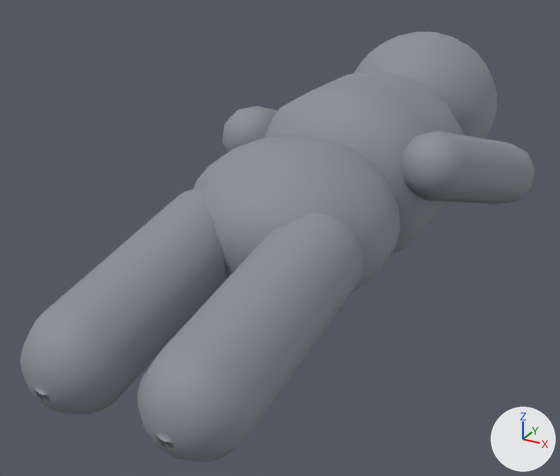
A saved change to the glTF model engine/assets/models/people/mannequin-baby.glb.
The view is the same before and after, from a 50 mm lens placed at (0.234, -0.464, 0.28), pointed at (-0.024, 0.007, 0.045). The axes (+X, +Y, +Z) are drawn at lower right. The lights are the same throughout. The first picture is the older version. Where no turn or scale is listed for an object, it has been applied to the vertices. Vertices at exactly the same position are counted once.

Names of what the first picture shows: 'armL', 'armR', 'belly', 'chest', 'head', 'legL', 'legR'.
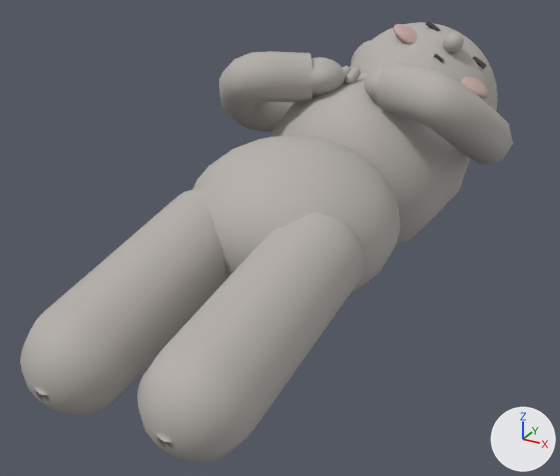
What changed in the scene script:
```text
Change mat_material_0:
    mat_material_0.base_color: (0.254, 0.275, 0.305) -> (0.462, 0.434, 0.407)  # grey #8a8f96 -> grey #b5b0ab
Change me_mesh_3:
    used by ob_arml; parent = ob_mannequinbaby; location = (0.09, 0.1, 0.09); rotation_euler = (1.283, -0.0874, -0.287), in degrees (74, -5, -16)
    remove me_mesh_3.from_pydata(...)  # 198 vertices, 340 faces; spans x -0.024..0.024, y -0.025..0.025, z -0.075..0.075
    add me_mesh_3.from_pydata(...)  # 136 vertices, 256 faces; spans x 0.025..0.119, y 0.032..0.157, z 0.082..0.173
    me_mesh_3 part 1: 198 vertices removed from x -0.024..0.024, y -0.025..0.025, z -0.075..0.075
    me_mesh_3 part 2: 136 vertices added at x 0.025..0.119, y 0.032..0.157, z 0.082..0.173
Change me_mesh_5:
    used by ob_armr; parent = ob_mannequinbaby; location = (-0.09, 0.1, 0.09); rotation_euler = (1.283, 0.0874, 0.287), in degrees (74, 5, 16)
    remove me_mesh_5.from_pydata(...)  # 198 vertices, 340 faces; spans x -0.024..0.024, y -0.025..0.025, z -0.075..0.075
    add me_mesh_5.from_pydata(...)  # 136 vertices, 256 faces; spans x -0.119..-0.025, y 0.032..0.157, z 0.082..0.173
    me_mesh_5 part 3: 198 vertices removed from x -0.024..0.024, y -0.025..0.025, z -0.075..0.075
    me_mesh_5 part 4: 136 vertices added at x -0.119..-0.025, y 0.032..0.157, z 0.082..0.173
Change ob_head:
    ob_head: bpy.data.objects.new('head', me_mesh_0) -> bpy.data.objects.new('head', None)
    ob_head.scale: (1.0, 1.1, 0.95) -> (1.0, 1.0, 1.0)
    ob_head.location: (0.0, 0.24, 0.1) -> (0.0, 0.235, 0.105)
    ob_head.rotation_euler: (0.0, 0.0, 0.0) -> (0.0, 0.55, 0.0)  # degrees (0, 0, 0) -> degrees (0, 32, 0)
Change ob_chest:
    ob_chest.location: (0.0, 0.1, 0.08) -> (0.0, 0.115, 0.08)
    ob_chest.scale: (1.1, 1.0, 0.8) -> (1.12, 1.0, 0.8)
Change ob_arml:
    ob_arml.rotation_euler: (1.283, -0.0874, -0.287) -> (0.0, 0.0, 0.0)  # degrees (74, -5, -16) -> degrees (0, 0, 0)
    ob_arml.location: (0.09, 0.1, 0.09) -> (0.0, 0.0, 0.0)
Change ob_armr:
    ob_armr.rotation_euler: (1.283, 0.0874, 0.287) -> (0.0, 0.0, 0.0)  # degrees (74, 5, 16) -> degrees (0, 0, 0)
    ob_armr.location: (-0.09, 0.1, 0.09) -> (0.0, 0.0, 0.0)
Add ob_mesh_26:
    ob_mesh_26 = bpy.data.objects.new('Mesh_26', me_mesh_26)  # 98 vertices, 156 faces; spans x -0.0039..0.0039, y -0.0102..0.0102, z -0.0063..0.0063; in mat_material_0 (grey #b5b0ab)
    ob_mesh_26.location = (-0.0112, 0.102, 0.151)
Add ob_mesh_25:
    ob_mesh_25 = bpy.data.objects.new('Mesh_25', me_mesh_26.copy())
    ob_mesh_25.location = (-0.0197, 0.102, 0.151)
Add ob_mesh_22:
    ob_mesh_22 = bpy.data.objects.new('Mesh_22', me_mesh_22)  # 150 vertices, 252 faces; spans x -0.02..0.02, y -0.0214..0.0214, z -0.014..0.014; in mat_material_0 (grey #b5b0ab)
    ob_mesh_22.location = (-0.03, 0.08, 0.153)
Add ob_mesh_14:
    ob_mesh_14 = bpy.data.objects.new('Mesh_14', me_mesh_22.copy())
    ob_mesh_14.location = (0.03, 0.08, 0.153)
Add ob_earr:
    ob_earr = bpy.data.objects.new('earR', me_mesh_7)  # 104 vertices, 168 faces; spans x -0.0103..0.0103, y -0.0128..0.0128, z -0.014..0.014; in mat_material_0 (grey #b5b0ab)
    ob_earr.location = (-0.0597, 0.235, 0.1416)
Add ob_nose:
    ob_nose = bpy.data.objects.new('nose', me_mesh_5_1)  # 104 vertices, 168 faces; spans x -0.0089..0.0089, y -0.009..0.009, z -0.0089..0.0089; in mat_material_0 (grey #b5b0ab)
    ob_nose.location = (0.0371, 0.205, 0.1655)
Add ob_mesh_4:
    ob_mesh_4 = bpy.data.objects.new('Mesh_4', me_mesh_4_1)  # 104 vertices, 168 faces; spans x -0.0137..0.0137, y -0.016..0.016, z -0.0096..0.0096; in mat_material_2 (beige #c4a9a2)
    ob_mesh_4.location = (0.0579, 0.205, 0.1305)
Add ob_eyel:
    ob_eyel = bpy.data.objects.new('eyeL', me_mesh_3_1)  # 104 vertices, 192 faces; spans x 0.04973..0.06359, y -0.0142..-0.0098, z 0.03696..0.04776; in mat_material_1 (dark grey #4a4542)
    ob_eyel.location = (0.0, 0.235, 0.105)
Add ob_mesh_2:
    ob_mesh_2 = bpy.data.objects.new('Mesh_2', me_mesh_4_1.copy())
    ob_mesh_2.location = (-0.0035, 0.205, 0.1681)
Add ob_eyer:
    ob_eyer = bpy.data.objects.new('eyeR', me_mesh_1_1)  # 104 vertices, 192 faces; spans x 0.0054..0.01926, y -0.0142..-0.0098, z 0.06414..0.07494; in mat_material_1 (dark grey #4a4542)
    ob_eyer.location = (0.0, 0.235, 0.105)
Add ob_skull:
    ob_skull = bpy.data.objects.new('skull', me_mesh_0_1)  # 792 vertices, 1472 faces; spans x -0.071..0.071, y -0.078..0.078, z -0.07..0.07; in mat_material_0 (grey #b5b0ab)
    ob_skull.location = (0.0, 0.235, 0.105)
```

What differs and where, as boxes (x1, y1, x2, y2) in the pictures (560 x 476 px):
'legL', recoloured
    both: (137, 212, 363, 462)
'legR', recoloured
    both: (20, 190, 227, 415)
'belly', recoloured
    both: (193, 136, 401, 293)
'chest', recoloured, moved, rescaled (7% shorter)
    before: (264, 71, 463, 254)
    after: (271, 73, 469, 244)
'armL', recoloured, reshaped, moved, turned
    before: (402, 131, 535, 204)
    after: (374, 62, 513, 165)
'head', no longer drawn
    before: (354, 32, 497, 139)
'armR', recoloured, reshaped, moved, turned
    before: (222, 106, 277, 153)
    after: (219, 51, 313, 133)
'skull', added
    after: (350, 22, 498, 111)
'Mesh_22', added
    after: (311, 57, 345, 95)
'Mesh_14', added
    after: (364, 65, 391, 101)
'nose', added
    after: (443, 32, 464, 53)
'Mesh_2', added
    after: (393, 24, 417, 45)
'Mesh_4', added
    after: (460, 77, 488, 99)
'Mesh_26', added
    after: (344, 67, 361, 84)
'earR', added
    after: (351, 41, 370, 64)
'eyeR', added
    after: (426, 21, 441, 32)
'eyeL', added
    after: (473, 56, 487, 69)
'Mesh_25', added
    after: (342, 66, 351, 76)
part 1 of me_mesh_3, deleted
    before: (402, 131, 535, 204)
part 2 of me_mesh_3, added
    after: (374, 62, 513, 165)
part 3 of me_mesh_5, deleted
    before: (222, 106, 277, 153)
part 4 of me_mesh_5, added
    after: (219, 51, 313, 133)
